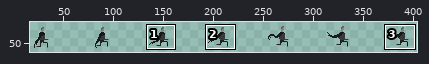
One commit to this sprite sheet: Assets/Art/Spritesheets/Human Spritesheet/Human_Hold_jumping.png. Above, an overview of the earlier version with the close-up marked.
Close-up. Before:
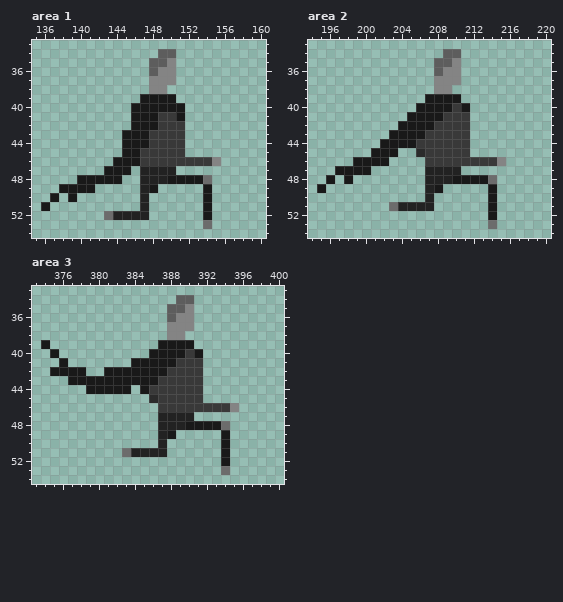
The file is 420x60 pixels. Colours within 5 levels of each other are drawn and written as one. Shown: area 1: x 135..160, y 33..54; area 2: x 194..220, y 33..54; area 3: x 373..400, y 33..54. The wide view leaves out empty margins. The commit also changed other parts of the picture, which this record leaves out.
Once edited:
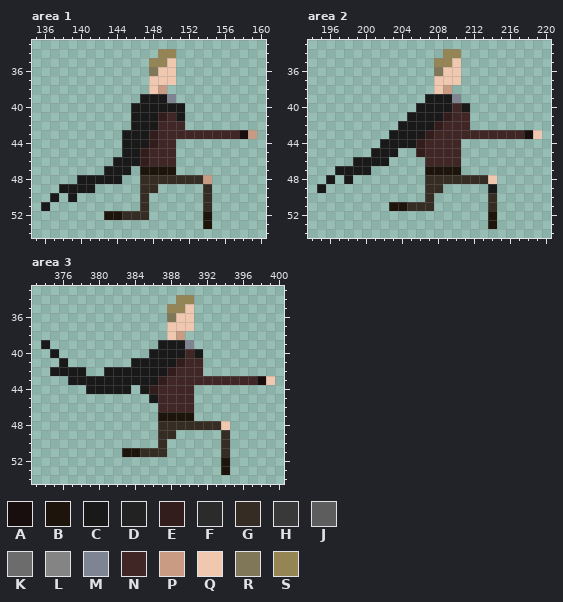
Palette (. is transparent): A #180e0d  B #1d150b  C #191919  D #222222  E #331d1c  F #2b2b2b  G #352d24  H #393939  J #5d5d5d  K #6c6c6c  L #848484  M #7e8492  N #402726  P #ca9b83  Q #f0c8af  R #807658  S #958555
Difference:
--- area 1
@@ x 135..160 @@
 33 ..........................
-34 ..............JJ..........
-35 .............JJL..........
-36 .............JLL..........
-37 .............LLL..........
-38 .............LL...........
-39 ............CCCC..........
+34 ..............SS..........
+35 .............SSQ..........
+36 .............RQQ..........
+37 .............QQQ..........
+38 .............QP...........
+39 ............CCCM..........
 40 ...........CCCCCC.........
-41 ...........CCCHHC.........
-42 ...........CCCHHH.........
-43 ..........CCCHHHH.........
-44 ..........CCCHHHH.........
-45 ..........CCHHHHH.........
-46 .........CCCHHHHHHHHL.....
-47 ........CCC.DDDD..........
-48 .....CCCCC..DDDCCCCK......
-49 ...CCCC.....DC.....C......
-50 ..C.C.......D......C......
-51 .C..........D......C......
-52 ........KDDDD......C......
-53 ...................K......
+41 ...........CCCENC.........
+42 ...........CCCNNN.........
+43 ..........CCCENNNNNNNNNAP.
+44 ..........CCCENN..........
+45 ..........CCENNN..........
+46 .........CCCENNN..........
+47 ........CCC.BBBB..........
+48 .....CCCCC..GGGGGGGP......
+49 ...CCCC.....GG.....G......
+50 ..C.C.......G......G......
+51 .C..........G......G......
+52 ........BBGGG......B......
+53 ...................B......
 54 ..........................
--- area 2
@@ x 194..220 @@
 33 ...........................
-34 ...............JJ..........
-35 ..............JJL..........
-36 ..............JLL..........
-37 ..............LLL..........
-38 ..............LL...........
-39 .............CCCC..........
-40 ............CCCCHC.........
-41 ...........CCCCHHH.........
-42 ..........CCCCHHHH.........
-43 .........CCCCHHHHH.........
-44 ........CCCCHHHHHH.........
-45 .......CCC..FHHHHH.........
-46 .....CCCC....HHHHHHHHL.....
-47 ...CCCC......DDDD..........
-48 ..C.C........DDDCCCCK......
-49 .C...........DC.....C......
-50 .............D......C......
-51 .........KDDDD......C......
-52 ....................C......
-53 ....................K......
+34 ...............SS..........
+35 ..............SSQ..........
+36 ..............RQQ..........
+37 ..............QQQ..........
+38 ..............QP...........
+39 .............CCCM..........
+40 ............CCCCNC.........
+41 ...........CCCCENN.........
+42 ..........CCCCENNN.........
+43 .........CCCCENNNNNNNNNNAQ.
+44 ........CCCCENNNN..........
+45 .......CCC..ENNNN..........
+46 .....CCCC....NNNN..........
+47 ...CCCC......BBBB..........
+48 ..C.C........GGGGGGGQ......
+49 .C...........GG.....C......
+50 .............G......G......
+51 .........BBGGG......G......
+52 ....................B......
+53 ....................B......
 54 ...........................
--- area 3
@@ x 373..400 @@
 33 ............................
-34 ................JJ..........
-35 ...............JJL..........
-36 ...............JLL..........
-37 ...............LLL..........
-38 ...............LL...........
-39 .C............CCCC..........
-40 ..C..........CCCCHC.........
-41 ...C.......CCCCCHHH.........
-42 ..CCCC..CCCCCCCHHHH.........
-43 ....CCCCCCCCCCHHHHH.........
-44 ......CCCCC.CHHHHHH.........
-45 .............FHHHHH.........
-46 ..............HHHHHHHHL.....
-47 ..............DDDD..........
-48 ..............DDDCCCCK......
-49 ..............DC.....C......
-50 ..............D......C......
-51 ..........KDDDD......C......
-52 .....................C......
-53 .....................K......
+34 ................SS..........
+35 ...............SSQ..........
+36 ...............RQQ..........
+37 ...............QQQ..........
+38 ...............QP...........
+39 .C............CCCM..........
+40 ..C..........CCCCNC.........
+41 ...C.......CCCCCENN.........
+42 ..CCCC..CCCCCCCENNN.........
+43 ....CCCCCCCCCCENNNNNNNNNNAQ.
+44 ......CCCCC.CENNNN..........
+45 .............CNNNN..........
+46 ..............NNNN..........
+47 ..............BBBB..........
+48 ..............GGGGGGGQ......
+49 ..............GG.....G......
+50 ..............G......G......
+51 ..........BBGGG......G......
+52 .....................B......
+53 .....................B......
 54 ............................
Changed places in both close-ups, as pixel boxes (x1, y1, x2, y2):
changed: (104, 49, 257, 229)
changed: (389, 49, 542, 229)
changed: (122, 295, 275, 475)
